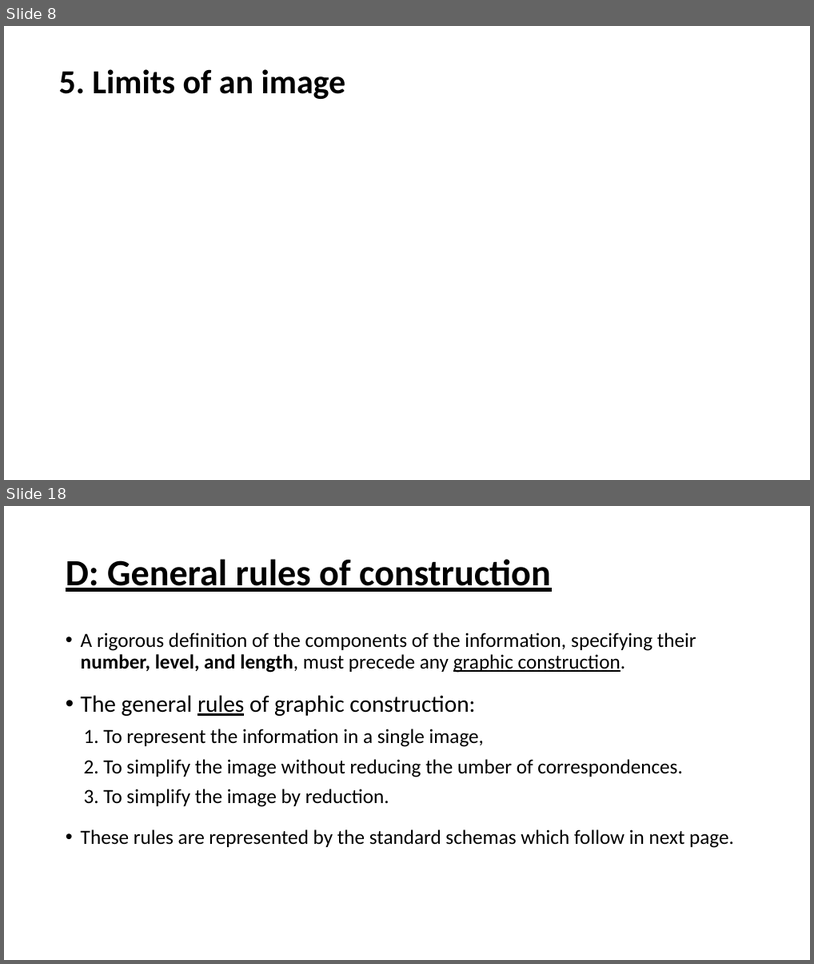
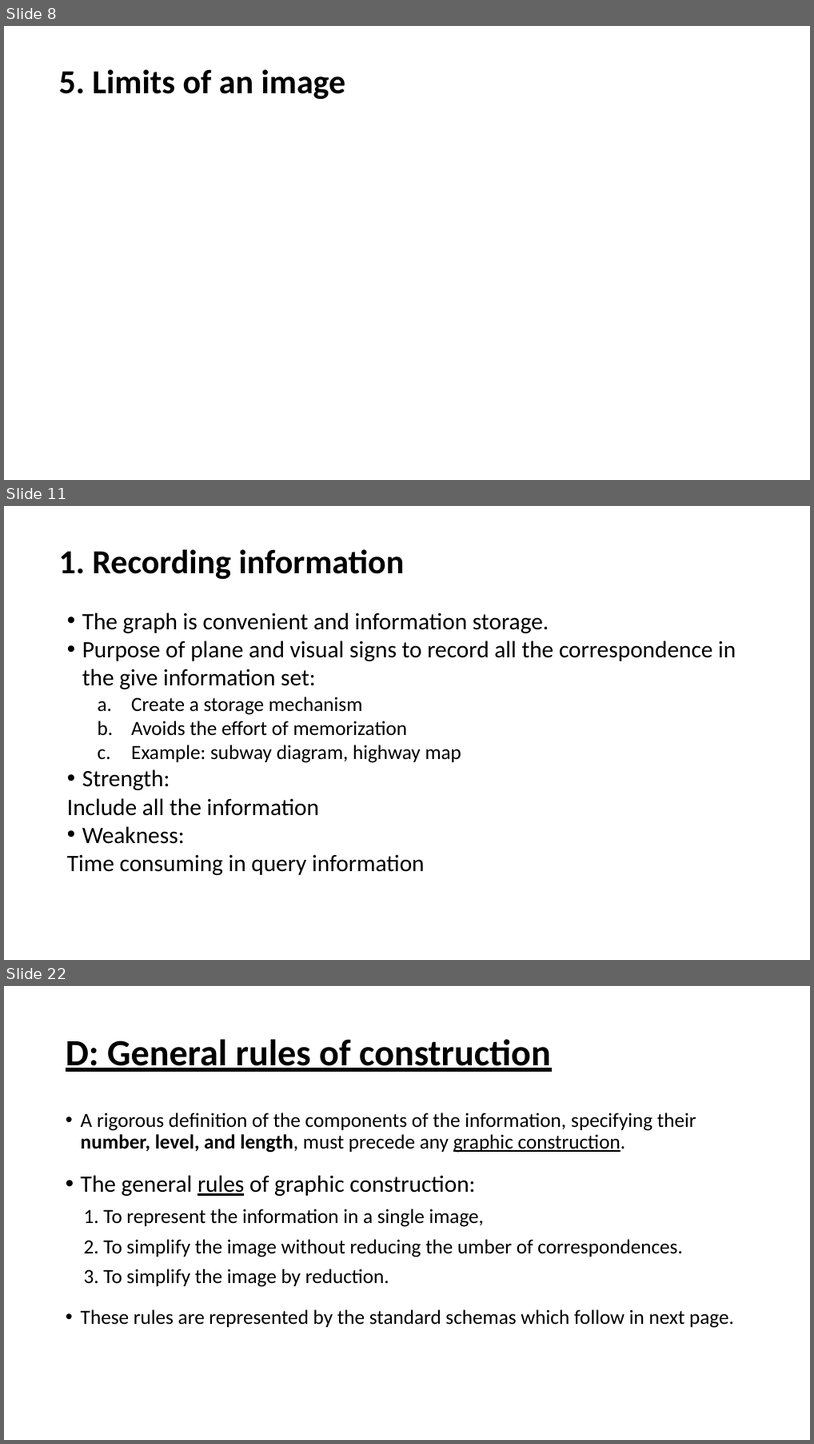
Before and after one commit to Jiaxin-yyjx/Visualization-D3.js-Lab, a slide deck: midterm/SoMSummery.pptx. Shown one above the other, each under a label of ours: slides 8 and 18 before the commit, slides 8, 11 and 22 after it; the slides between them are not shown. The pictures are 814x964 and 814x1444 pixels, drawn with LibreOffice and Linux fonts; fonts in the diff are those of the drawing. Boxes give left, top, right and bottom in pixels: in the first picture for what was removed or moved away, otherwise in the second. Text is boxed around its words. In the diff, an @@ line names an element or a change of style, - is before the commit and + after.

```diff
--- a/midterm/SoMSummery.pptx
+++ b/midterm/SoMSummery.pptx
@@ slide 11 added at bbox=[4, 506, 810, 960], background #FFFFFF @@
@@ title added at bbox=[59, 549, 405, 579], 40 pt, text #000000, bold @@
+1. Recording information
@@ text added at bbox=[67, 612, 736, 875], 28 pt, text #000000 @@
+• The graph is convenient and information storage.
+• Purpose of plane and visual signs to record all the correspondence in the give information set:
+  a. Create a storage mechanism
+  b. Avoids the effort of memorization
+  c. Example: subway diagram, highway map
+• Strength:
+Include all the information
+• Weakness:
+Time consuming in query information
@@ what was slide 18 is now slide 22 @@
```
Also in this commit, not shown: 1 slide changed, 10 other slides added, 7 slides removed, 1 other file.
